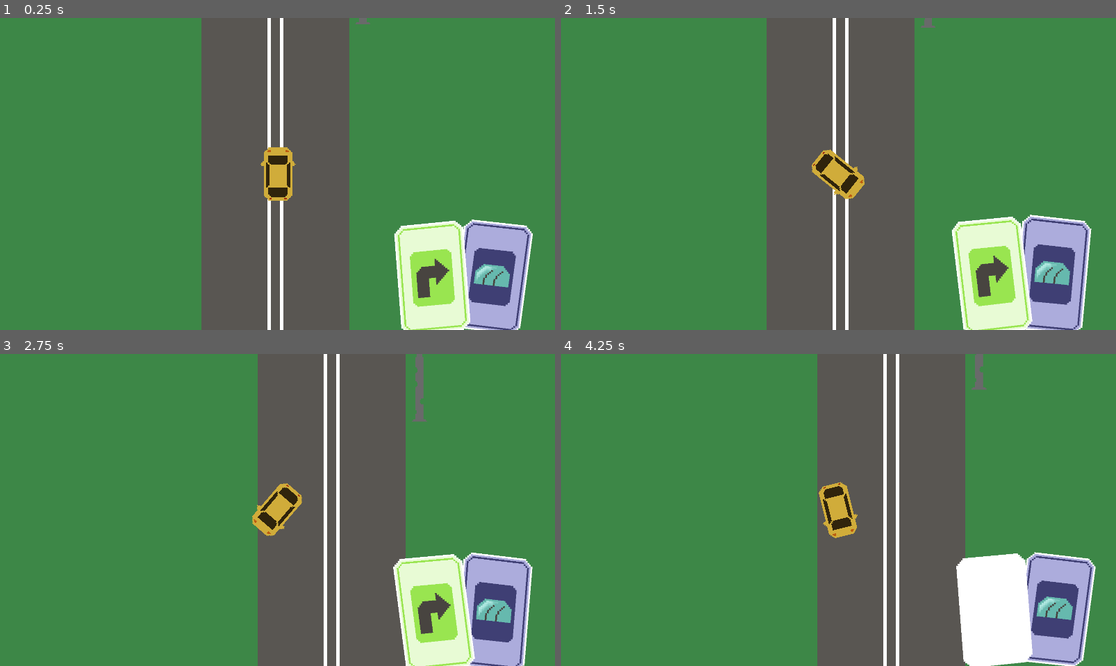
Above: before the commit, frames 1-4 (two rows, left to right).
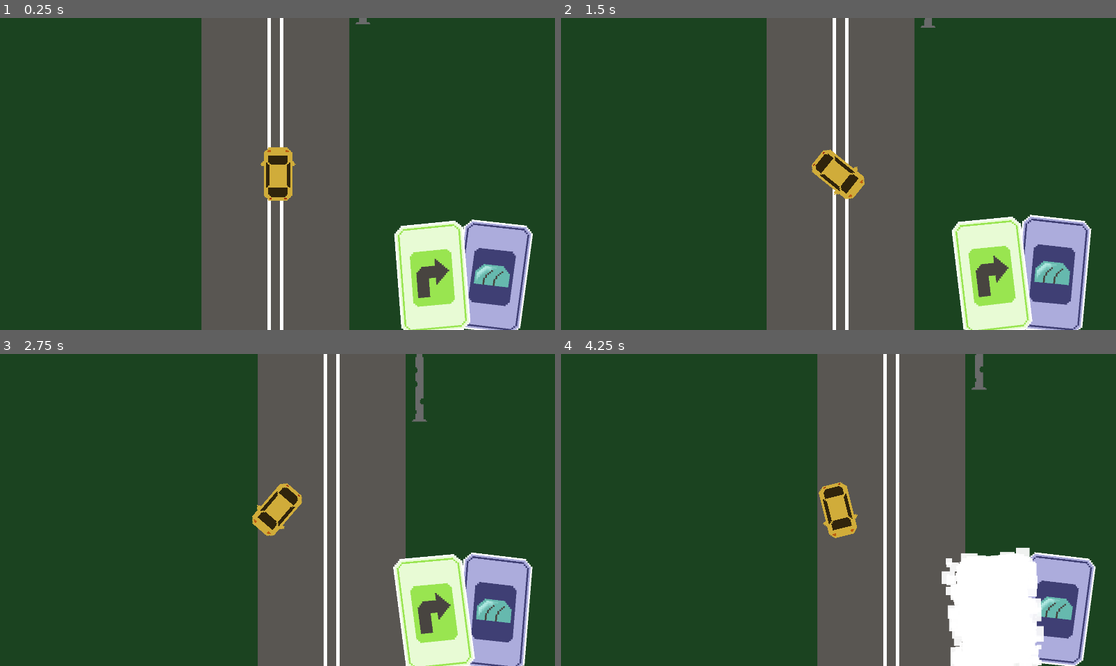
Above: after the commit, the same moments.

Repository: McGengar/ProtocolSSB
Game: Godot game, scene res://scenes/main.tscn
Two runs of this game, one before a commit and one after it. Both use one fixed random seed, a clock stepped at 60 frames per second and the inputs below. The project has no main scene, so this scene is started directly.
Inputs:
- Up to frame 1 (0.25 s): no input
- Up to frame 2 (1.5 s): hold D (right) 0.53-1.28 s; hold S (back) from 1.28 s (still down)
- Up to frame 3 (2.75 s): release S (back) at 2.03 s; hold D (right) from 2.03 s (still down)
- Up to frame 4 (4.25 s): release D (right) at 2.78 s; hold W (forward) 2.78-3.53 s; hold A (left) from 3.53 s (still down); tap Left (skill1) at 4.15 s

The runs differ from the first frame. In frame 1, 65% of the frame differs, in the area x 0-100%, y 0-100%; in frame 2, 65%; in frame 3, 65%; in frame 4, 67%.

Commit message:
few changes

Diff:
--- a/project.godot
+++ b/project.godot
@@ -62,4 +62,4 @@
 textures/canvas_textures/default_texture_filter=3
 renderer/rendering_method="gl_compatibility"
 renderer/rendering_method.mobile="gl_compatibility"
-environment/defaults/default_clear_color=Color(0.23743, 0.528019, 0.276844, 1)
+environment/defaults/default_clear_color=Color(0.105306, 0.263082, 0.126584, 1)
--- a/scenes/car.tscn
+++ b/scenes/car.tscn
@@ -65,9 +65,11 @@
 rotation = 0.10472
 scale = Vector2(6, 6)
 frame = 1
+frame_progress = 0.0
 
 [node name="Skill1" parent="CanvasLayer" instance=ExtResource("3_ecsdd")]
 position = Vector2(1497.28, 894)
 rotation = -0.10472
 scale = Vector2(6, 6)
 frame = 3
+frame_progress = 0.0
--- a/scenes/skill.tscn
+++ b/scenes/skill.tscn
@@ -94,7 +94,29 @@
 "speed": 5.0
 }]
 
+[sub_resource type="Curve" id="Curve_8xet0"]
+_data = [Vector2(0, 1), 0.0, 0.0, 0, 0, Vector2(1, 0), 0.0, 0.0, 0, 0]
+point_count = 2
+
+[sub_resource type="Gradient" id="Gradient_h5yjl"]
+colors = PackedColorArray(1, 1, 1, 1, 1, 1, 1, 0)
+
 [node name="card" type="AnimatedSprite2D"]
 material = SubResource("ShaderMaterial_85w2s")
 sprite_frames = SubResource("SpriteFrames_q17sv")
+frame = 2
+frame_progress = 0.671468
 script = ExtResource("4_5vodl")
+
+[node name="use" type="CPUParticles2D" parent="."]
+emitting = false
+amount = 300
+one_shot = true
+explosiveness = 1.0
+emission_shape = 3
+emission_rect_extents = Vector2(24, 32)
+gravity = Vector2(0, 0)
+scale_amount_min = 2.0
+scale_amount_max = 60.0
+scale_amount_curve = SubResource("Curve_8xet0")
+color_ramp = SubResource("Gradient_h5yjl")
--- a/scripts/car_control.gd
+++ b/scripts/car_control.gd
@@ -15,13 +15,17 @@
 
 	if Input.is_action_just_pressed("skill1") and $CanvasLayer/Skill1.value!=0:
 		use_skill($CanvasLayer/Skill1.value)
+		$CanvasLayer/Skill1/use.emitting = true
 		$CanvasLayer/Skill1.value=0
 		await get_tree().create_timer(3.0).timeout
+		$CanvasLayer/Skill1/use.emitting = true
 		$CanvasLayer/Skill1.value=randi_range(1,9)
 	if Input.is_action_just_pressed("skill2") and $CanvasLayer/Skill2.value!=0:
 		use_skill($CanvasLayer/Skill2.value)
+		$CanvasLayer/Skill2/use.emitting = true
 		$CanvasLayer/Skill2.value=0
 		await get_tree().create_timer(3.0).timeout
+		$CanvasLayer/Skill2/use.emitting = true
 		$CanvasLayer/Skill2.value=randi_range(1,9)
 
 	if gas<0:
@@ -40,7 +44,7 @@
 	match skill:
 		1:
 			speed_multiplier = 0.5
-			apply_central_force(-Vector2(0,gas).rotated(rotation+deg_to_rad(90))*speed*speed_multiplier*1000)
+			apply_central_force(-Vector2(0,gas).rotated(rotation+deg_to_rad(90))*speed*speed_multiplier*500)
 			await get_tree().create_timer(2).timeout
 			speed_multiplier = 1
 		2:
@@ -48,7 +52,7 @@
 			await get_tree().create_timer(2).timeout
 			linear_damp = 1
 		3:
-			apply_central_force(Vector2(0,-1).rotated(rotation+deg_to_rad(90))*speed*speed_multiplier*1000)
+			apply_central_force(Vector2(0,gas).rotated(rotation+deg_to_rad(90))*speed*speed_multiplier*500)
 		4:
 			can_turn = false
 			await get_tree().create_timer(2).timeout
Not shown: 1 places in scenes/skill.tscn that only renumber resources
